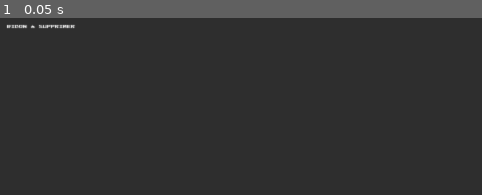
Above: before the commit, frame 1.
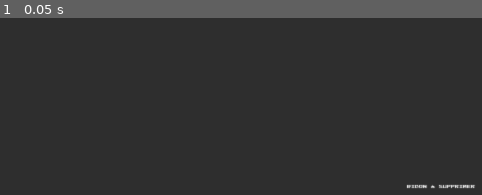
Above: after the commit, the same moment.

Repository: CreaJeu/terraforming-venus
Game: Godot game, scene res://scenes/main.tscn
Two runs of this game, one before a commit and one after it. Both use one fixed random seed, a clock stepped at 60 frames per second and the inputs below.
Inputs:
- Up to frame 1 (0.05 s): no input

The runs differ from the first frame. In frame 1, 0.4% of the frame differs, in the area x 1-99%, y 3-97%.

Commit message:
game_state started

Diff:
--- a/scenes/main.tscn
+++ b/scenes/main.tscn
@@ -1,6 +1,7 @@
 [gd_scene format=3 uid="uid://cegowu5wm8rcl"]
 
 [ext_resource type="LabelSettings" uid="uid://po5dxq7k46vm" path="res://godot_only/label_settings.tres" id="1_o5qli"]
+[ext_resource type="Script" uid="uid://b6thy2gm65e1f" path="res://scripts/game_state.gd" id="2_sugp2"]
 
 [node name="main_Node" type="Node" unique_id=767560022]
 
@@ -11,3 +12,8 @@
 offset_bottom = 24.0
 text = "BIDON à SUPPRIMER"
 label_settings = ExtResource("1_o5qli")
+
+[node name="gameState_Node" type="Node" parent="." unique_id=2142190266]
+script = ExtResource("2_sugp2")
+
+[node name="blbl_Camera2D" type="Camera2D" parent="." unique_id=1012836297]
--- /dev/null
+++ b/scripts/game_state.gd
@@ -0,0 +1,33 @@
+class_name GameState
+extends Node
+
+@export var toxicity: float = 100
+@export var energy: int = 0
+@export var energy_income: int = 10
+@export var selected_building: int = 0
+@export var all_buildings: Array[Building]
+#@export var camera: OurCamera
+
+
+var current_day: float
+
+#func _ready() -> void:
+	#pass # Replace with function body.
+
+
+func _process(delta: float) -> void:
+	current_day += delta
+	if(Input.is_action_just_pressed("left")):
+		selected_building -= 1
+		if(selected_building < 0):
+			selected_building = all_buildings.size() - 1
+		print("left")#OurCamera.start_moving()
+	if(Input.is_action_just_pressed("right")):
+		#ddselected_building = (selected_building + 1) % all_buildings.size()
+		print("right")#OurCamera.start_moving()
+	#if(Input.is_action_just_pressed("up")):
+#z		all_buildings[selected_building].select_up()
+	#if(Input.is_action_just_pressed("down")):
+		#all_buildings[selected_building].select_down()
+	if(Input.is_action_just_pressed("exit")):
+		get_tree().quit()
Not shown, added: scripts/game_state.gd.uid
